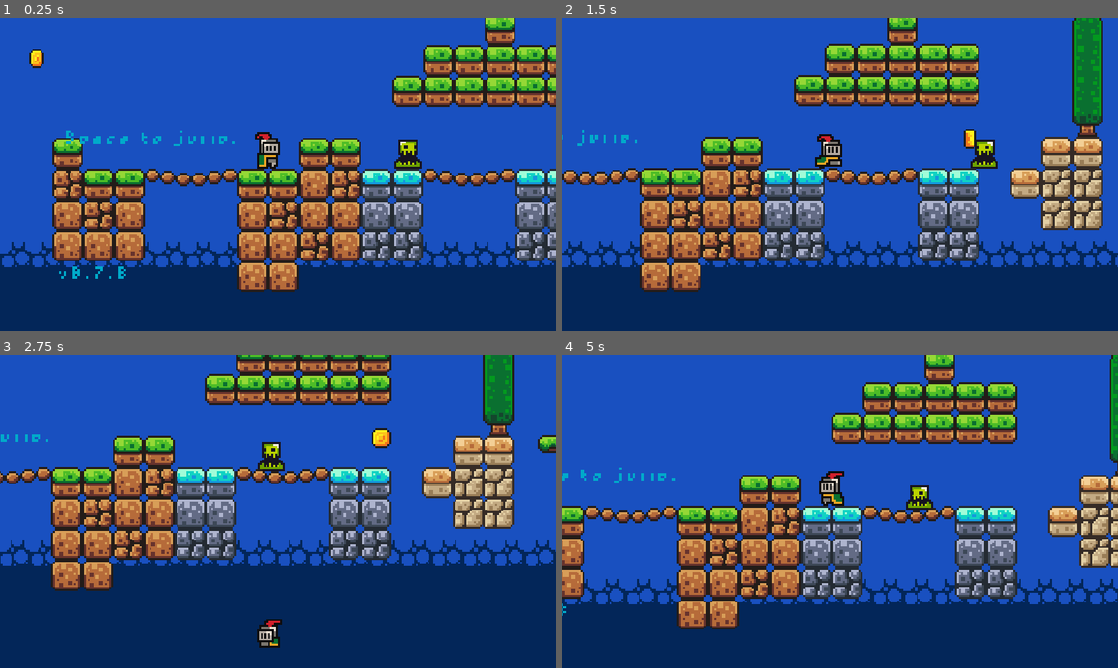
Above: before the commit, frames 1-4 (two rows, left to right).
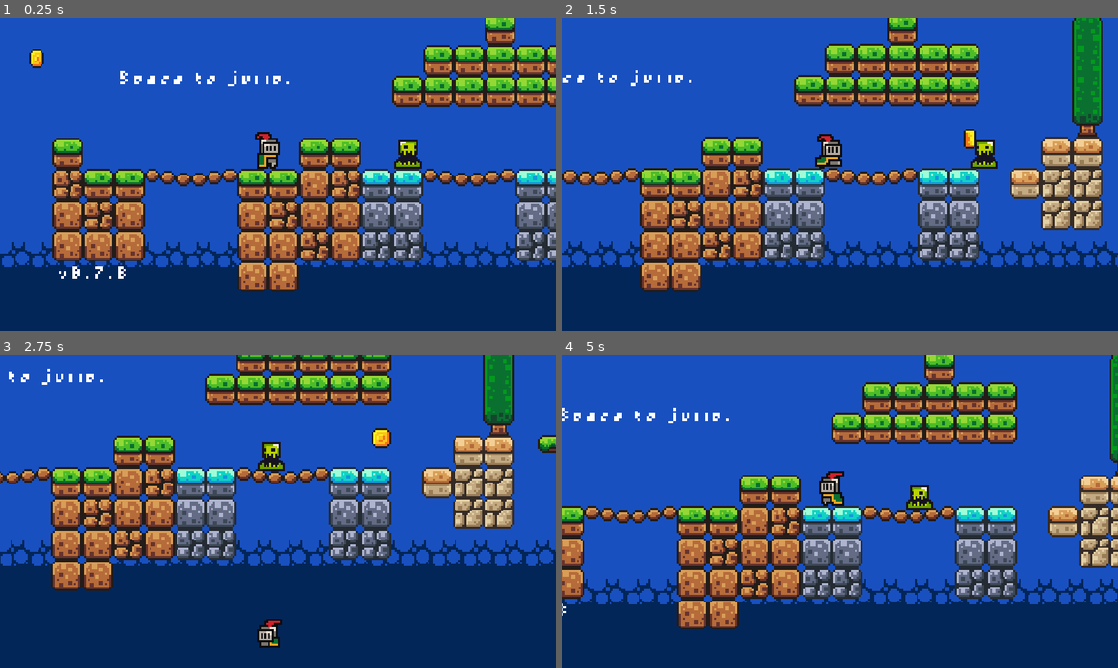
Above: after the commit, the same moments.

Repository: nahuel36/godot_workshop
Game: Godot game, scene res://scene/game.tscn
Same seed, same stepped clock (60 frames per second), same inputs: the game is played once before the commit and once after it.
Inputs:
- Up to frame 1 (0.25 s): no input
- Up to frame 2 (1.5 s): hold Right (move_right) from 0.53 s (still down); tap Space (jump) at 0.77 s
- Up to frame 3 (2.75 s): tap Space (jump) at 1.52 s; release Right (move_right) at 2.03 s; hold Left (move_left) from 2.03 s (still down)
- Up to frame 4 (5 s): release Left (move_left) at 2.78 s; hold Right (move_right) 2.78-4.28 s; tap Space (jump) at 3.02, 3.77, 4.52 s; hold Left (move_left) from 4.28 s (still down)

The runs differ from the first frame. In frame 1, 0.7% of the frame differs, in the area x 10-52%, y 16-84%; in frame 2, 0.3%; in frame 3, 0.2%; in frame 4, 0.5%.

Commit message:
*make score label use another settings to set a different color

Diff:
--- a/scene/game.tscn
+++ b/scene/game.tscn
@@ -394,10 +394,14 @@
 &"platform_move": SubResource("Animation_xwcet")
 }
 
+[sub_resource type="LabelSettings" id="LabelSettings_sng2h"]
+font = ExtResource("8_17rxn")
+font_size = 8
+font_color = Color(0, 0.6666667, 0.7921569, 1)
+
 [sub_resource type="LabelSettings" id="LabelSettings_xlg7c"]
 font = ExtResource("8_17rxn")
 font_size = 8
-font_color = Color(0, 0.6666667, 0.7921569, 1)
 
 [sub_resource type="AtlasTexture" id="AtlasTexture_22mai"]
 atlas = ExtResource("10_sng2h")
@@ -503,14 +507,14 @@
 offset_right = 50.0
 offset_bottom = -253.0
 text = "You collected 0 coins."
-label_settings = SubResource("LabelSettings_xlg7c")
+label_settings = SubResource("LabelSettings_sng2h")
 script = ExtResource("3_yq8tf")
 
 [node name="LabelJump" type="Label" parent="Labels" unique_id=2040357271]
-offset_left = -106.0
-offset_top = -4.0
-offset_right = 29.0
-offset_bottom = 49.0
+offset_left = -78.0
+offset_top = -35.0
+offset_right = 57.0
+offset_bottom = 18.0
 text = "Space to jump."
 label_settings = SubResource("LabelSettings_xlg7c")
 
